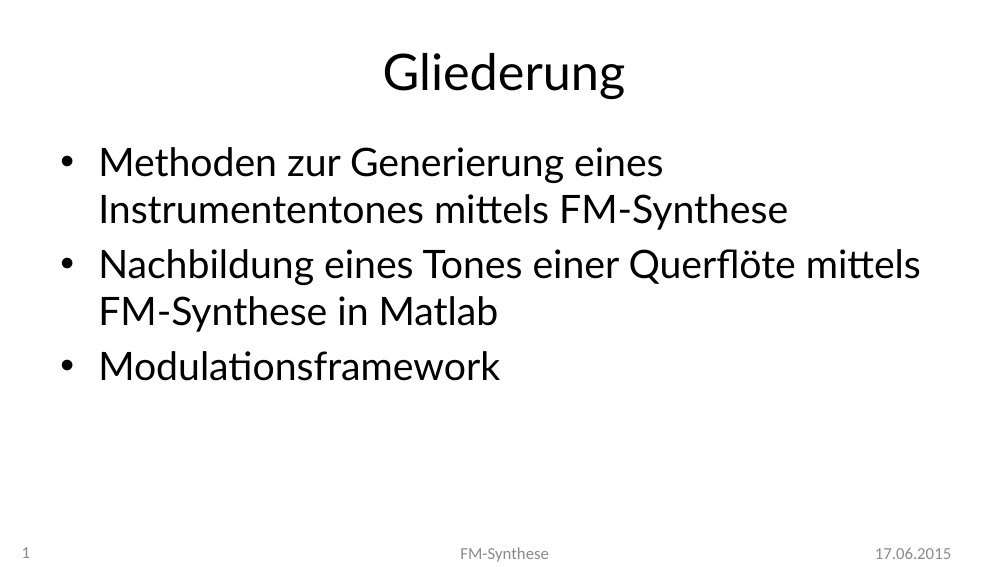
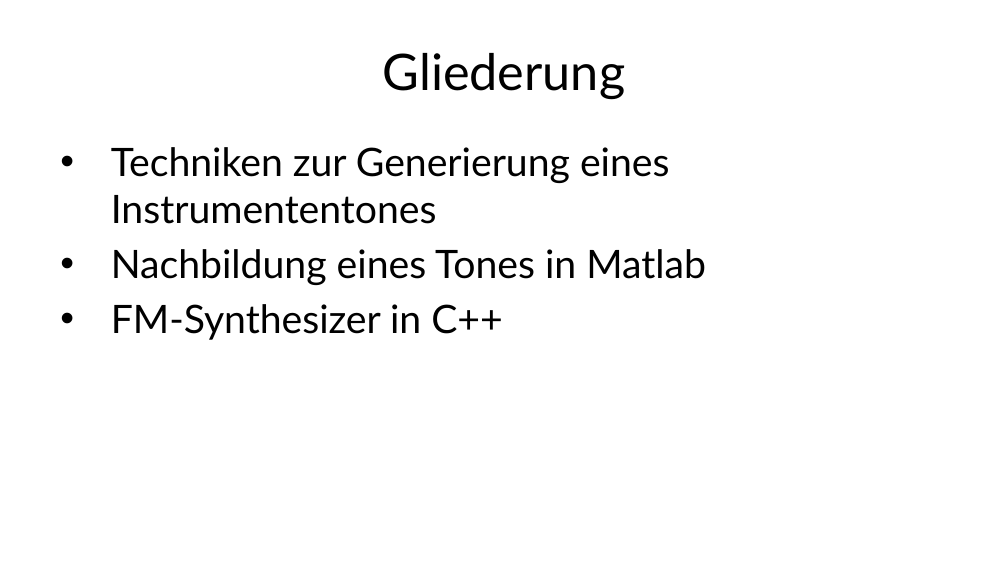
Before and after one commit to MBulli/VSeminar, a slide deck: slide 2 of Praesentation/FMSynthese-Gary.pptx (slide 1 before the commit). Drawn at 1008x567 pixels with LibreOffice and Linux fonts; fonts in the diff are those of the drawing; background and template pictures are left out. Boxes give left, top, right and bottom in pixels: in the first picture for what was removed or moved away, otherwise in the second. Text is boxed around its words. In the diff, an @@ line names an element or a change of style, - is before the commit and + after.

```diff
--- a/Praesentation/FMSynthese-Gary.pptx
+++ b/Praesentation/FMSynthese-Gary.pptx
@@ text at bbox=[111, 147, 706, 340]: text changed; text colour #2A2A2A to #000000 @@
-• Methoden zur Generierung eines Instrumententones mittels FM-Synthese
-• Nachbildung eines Tones einer Querflöte mittels FM-Synthese in Matlab
-• Modulationsframework
+• Techniken zur Generierung eines Instrumententones
+• Nachbildung eines Tones in Matlab
+• FM-Synthesizer in C++
@@ page number removed at bbox=[22, 547, 30, 558] @@
-1
@@ text removed at bbox=[460, 547, 549, 562] @@
-FM-Synthese
@@ text removed at bbox=[875, 548, 951, 559] @@
-17.06.2015
```
Also in this commit, not shown: 5 other slides changed, 15 slides added, 9 other files.
